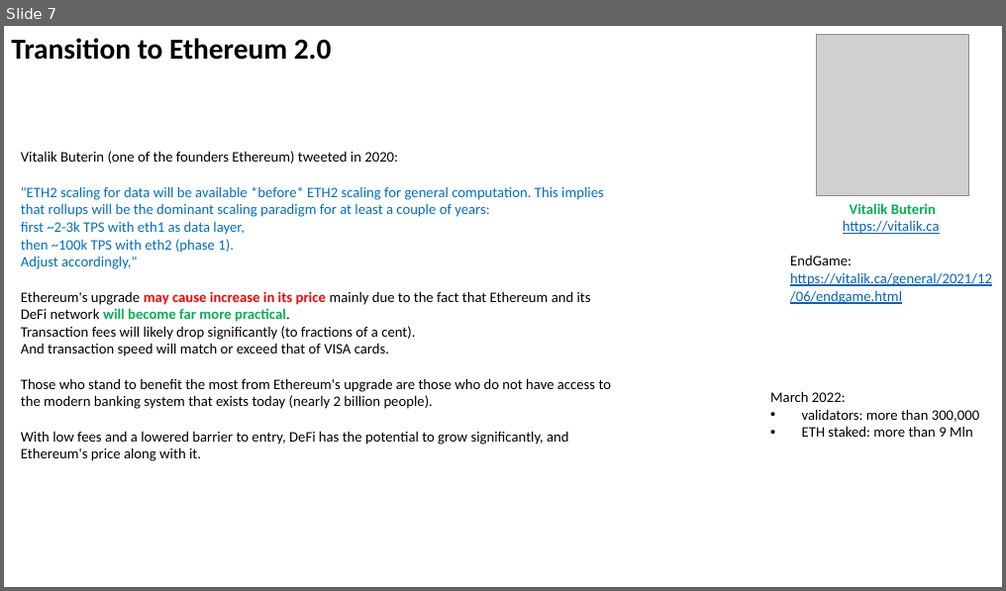
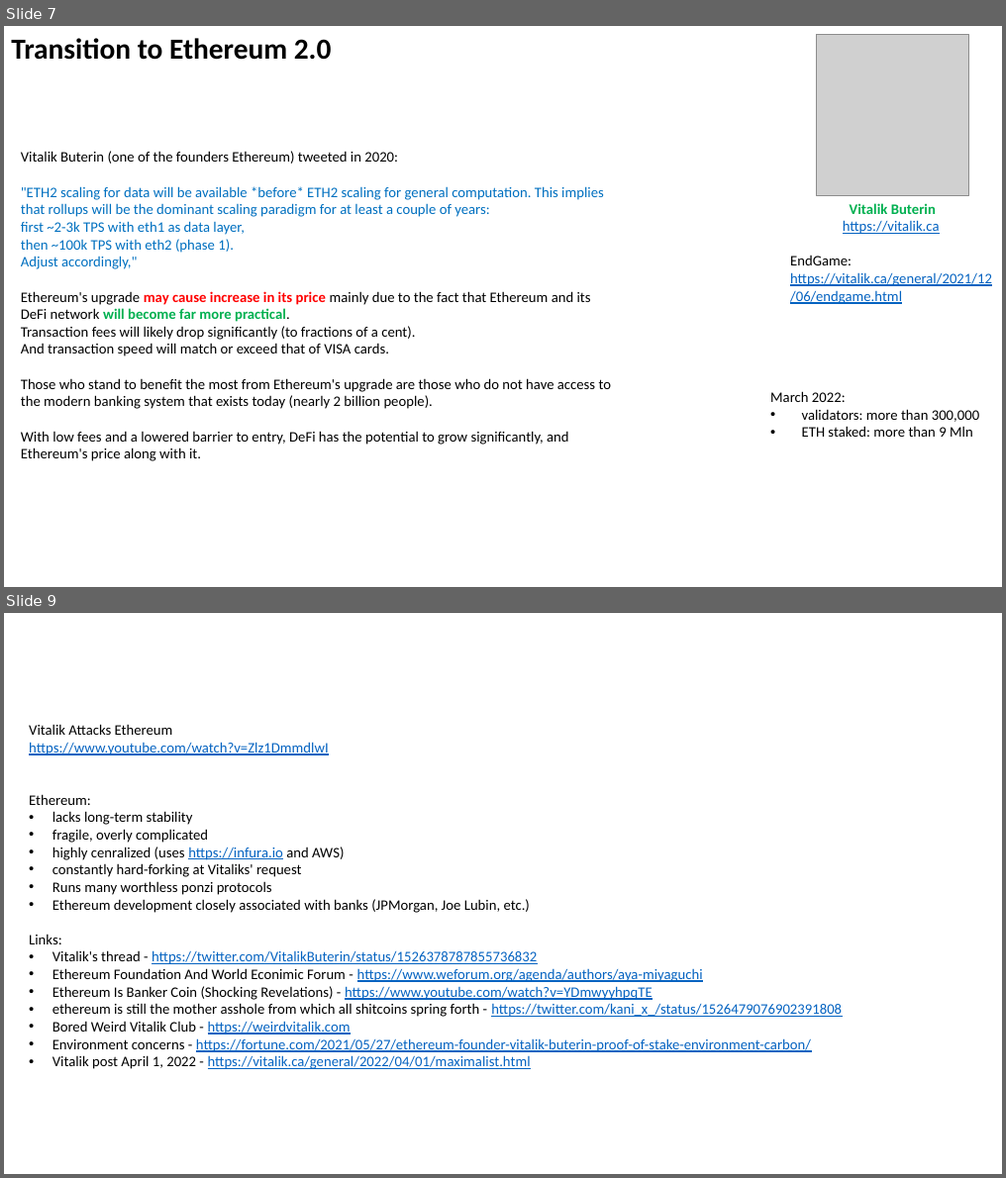
Before and after one commit to lselector/crypto, a slide deck: crypto_02_Ether_POS.pptx. Shown one above the other, each under a label of ours: slide 7 before the commit, slides 7 and 9 after it; the slides between them are not shown. The pictures are 1006x591 and 1006x1178 pixels, drawn with LibreOffice and Linux fonts; fonts in the diff are those of the drawing; grey boxes stand for pictures. Boxes give left, top, right and bottom in pixels: in the first picture for what was removed or moved away, otherwise in the second. Text is boxed around its words. In the diff, an @@ line names an element or a change of style, - is before the commit and + after.

```diff
--- a/crypto_02_Ether_POS.pptx
+++ b/crypto_02_Ether_POS.pptx
@@ slide 9 added at (x1=4, y1=613, x2=1002, y2=1174), background #FFFFFF @@
@@ text added at (x1=29, y1=724, x2=842, y2=1069), 14 pt, text #000000 @@
+Vitalik Attacks Ethereum
+https://www.youtube.com/watch?v=Zlz1DmmdlwI
+Ethereum:
+• lacks long-term stability
+• fragile, overly complicated
+• highly cenralized (uses https://infura.io and AWS)
+• constantly hard-forking at Vitaliks' request
+• Runs many worthless ponzi protocols
+• Ethereum development closely associated with banks (JPMorgan, Joe Lubin, etc.)
+Links:
+• Vitalik's thread - https://twitter.com/VitalikButerin/status/1526378787855736832
+• Ethereum Foundation And World Econimic Forum - https://www.weforum.org/agenda/authors/aya-miyaguchi
+• Ethereum Is Banker Coin (Shocking Revelations) - https://www.youtube.com/watch?v=YDmwyyhpqTE
+• ethereum is still the mother asshole from which all shitcoins spring forth - https://twitter.com/kani_x_/status/1526479076902391808
+• Bored Weird Vitalik Club - https://weirdvitalik.com
+• Environment concerns - https://fortune.com/2021/05/27/ethereum-founder-vitalik-buterin-proof-of-stake-environment-carbon/
+• Vitalik post April 1, 2022 - https://vitalik.ca/general/2022/04/01/maximalist.html
```
Also in this commit, not shown: 2 slides changed.
